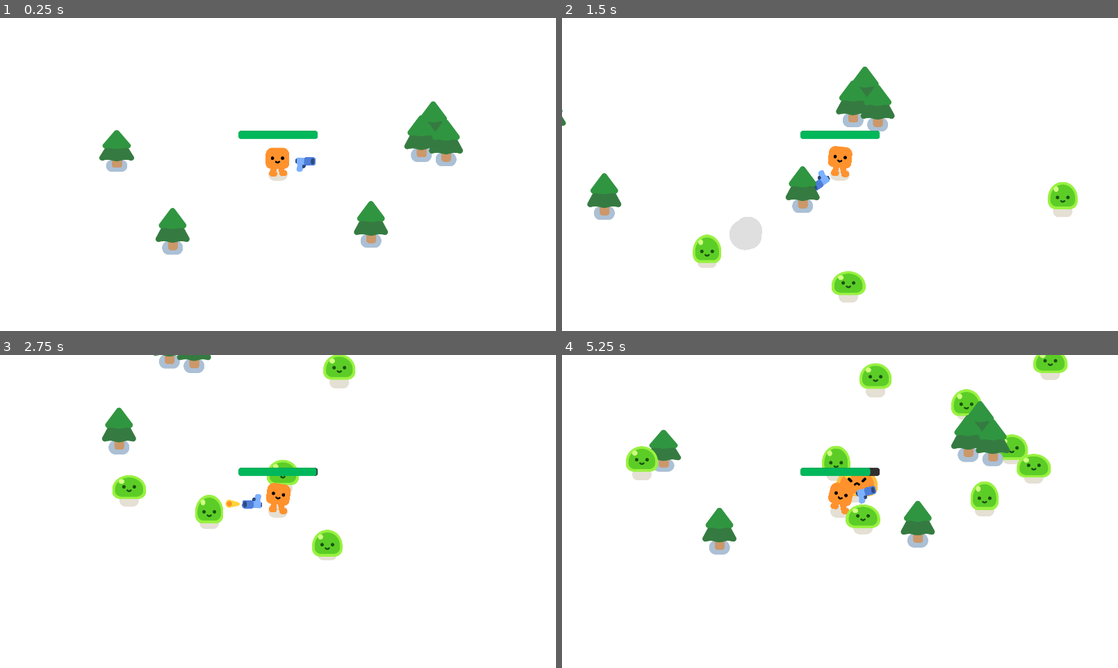
Above: before the commit, frames 1-4 (two rows, left to right).
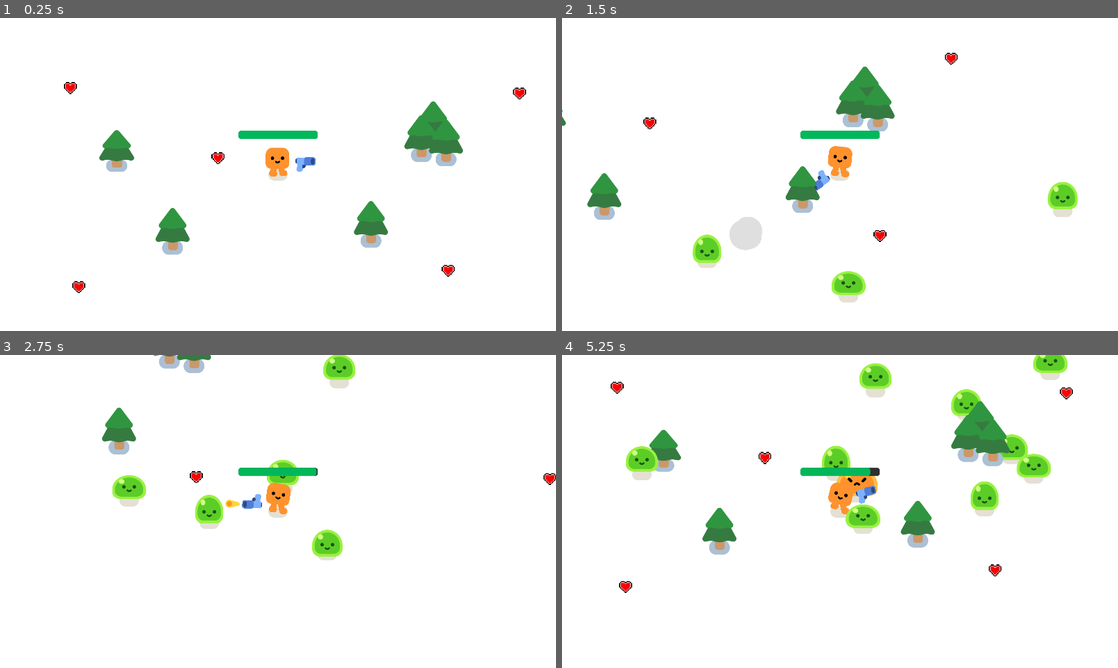
Above: after the commit, the same moments.

Repository: carlinaceo28/Aprendendo-Godot
Game: Godot game, scene res://survivors_game.tscn
Two runs of this game, one before a commit and one after it. Both use one fixed random seed, a clock stepped at 60 frames per second and the inputs below.
Inputs:
- Up to frame 1 (0.25 s): no input
- Up to frame 2 (1.5 s): hold D (move_right) 0.53-1.28 s; hold S (move_down) from 1.28 s (still down)
- Up to frame 3 (2.75 s): release S (move_down) at 2.03 s; hold D (move_right) from 2.03 s (still down)
- Up to frame 4 (5.25 s): release D (move_right) at 2.78 s; hold W (move_up) 2.78-3.53 s; hold A (move_left) 3.53-5.03 s; hold S (move_down) from 5.03 s (still down)

The runs differ from the first frame. In frame 1, 0.3% of the frame differs, in the area x 11-95%, y 20-88%; in frame 2, 0.2%; in frame 3, 0.1%; in frame 4, 0.4%, in the area x 8-92%, y 8-76%.

Commit message:
coracaozinho <3

Diff:
--- /dev/null
+++ b/heart.gd
@@ -0,0 +1,7 @@
+extends Area2D
+
+
+func _on_body_entered(body: Node2D) -> void:
+	if body.has_method("heal"):
+		body.heal()
+		queue_free()
--- /dev/null
+++ b/heart.tscn
@@ -0,0 +1,19 @@
+[gd_scene load_steps=4 format=3 uid="uid://dju3jtjkn2a4v"]
+
+[ext_resource type="Texture2D" uid="uid://keho2tstauji" path="res://heart-7972143_1280.png" id="1_btm6w"]
+[ext_resource type="Script" path="res://heart.gd" id="1_iv4ss"]
+
+[sub_resource type="RectangleShape2D" id="RectangleShape2D_rdpj5"]
+size = Vector2(46, 46)
+
+[node name="heart" type="Area2D"]
+script = ExtResource("1_iv4ss")
+
+[node name="Sprite2D" type="Sprite2D" parent="."]
+scale = Vector2(0.09375, 0.09375)
+texture = ExtResource("1_btm6w")
+
+[node name="CollisionShape2D" type="CollisionShape2D" parent="."]
+shape = SubResource("RectangleShape2D_rdpj5")
+
+[connection signal="body_entered" from="." to="." method="_on_body_entered"]
--- a/player.gd
+++ b/player.gd
@@ -23,3 +23,10 @@
 		%ProgressBar.value = health
 		if health <= 0.0:
 			health_depleted.emit()
+
+
+func heal():
+	health += 10.0
+	if health > 100.0:
+		health = 100.0
+	%ProgressBar.value = health
--- a/player_gun.gd
+++ b/player_gun.gd
@@ -1,5 +1,4 @@
 extends Area2D
-
 
 func _physics_process(delta):
 
--- a/survivors_game.tscn
+++ b/survivors_game.tscn
@@ -1,8 +1,9 @@
-[gd_scene load_steps=5 format=3 uid="uid://6n5ip4a2g2vp"]
+[gd_scene load_steps=6 format=3 uid="uid://6n5ip4a2g2vp"]
 
 [ext_resource type="Script" path="res://survivors_game.gd" id="1_5q4j8"]
 [ext_resource type="PackedScene" uid="uid://7hyj8h5cbpgw" path="res://Player.tscn" id="1_kfqwi"]
 [ext_resource type="PackedScene" uid="uid://b5svcvhb3k4tn" path="res://pine_tree.tscn" id="2_jts88"]
+[ext_resource type="PackedScene" uid="uid://dju3jtjkn2a4v" path="res://heart.tscn" id="4_vp1f6"]
 
 [sub_resource type="Curve2D" id="Curve2D_07k8o"]
 _data = {
@@ -24,6 +25,7 @@
 [node name="Player" parent="." instance=ExtResource("1_kfqwi")]
 position = Vector2(904, 531)
 scale = Vector2(0.987082, 1.01699)
+collision_layer = 9
 
 [node name="Path2D" type="Path2D" parent="Player"]
 position = Vector2(-915.831, -522.127)
@@ -88,5 +90,26 @@
 text = "GAME OVER!
 "
 
+[node name="heart" parent="." instance=ExtResource("4_vp1f6")]
+position = Vector2(697, 473)
+
+[node name="heart2" parent="." instance=ExtResource("4_vp1f6")]
+position = Vector2(1492, 861)
+
+[node name="heart3" parent="." instance=ExtResource("4_vp1f6")]
+position = Vector2(1738, 250)
+
+[node name="heart4" parent="." instance=ExtResource("4_vp1f6")]
+position = Vector2(216, 918)
+
+[node name="heart5" parent="." instance=ExtResource("4_vp1f6")]
+position = Vector2(187, 231)
+
+[node name="heart6" parent="." instance=ExtResource("4_vp1f6")]
+position = Vector2(2539, 223)
+
+[node name="heart7" parent="." instance=ExtResource("4_vp1f6")]
+position = Vector2(2713, 867)
+
 [connection signal="health_depleted" from="Player" to="." method="_on_player_health_depleted"]
 [connection signal="timeout" from="Timer" to="." method="_on_timer_timeout"]
Binary file added: heart-7972143_1280.png
Not shown, added: heart-7972143_1280.png.import
